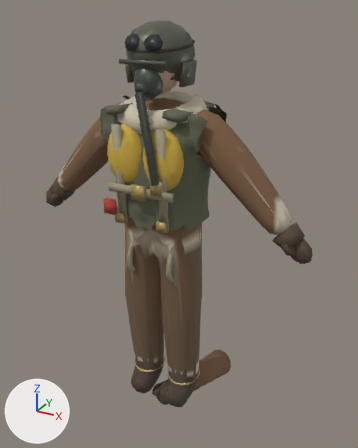
Before and after pictures for a commit that changed the glTF model public/models/crew.glb.
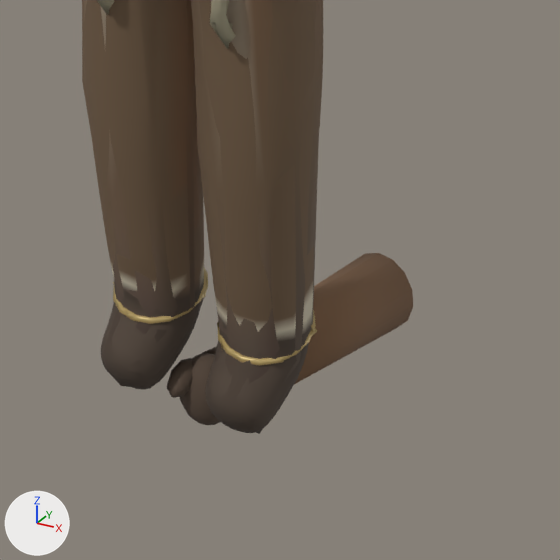
Old and new are each drawn whole from a 50 mm camera at (1.04, -1.74, 1.85) aimed at (-0.03, 0.2, 0.88) and again close up on the part from 28% to 78% of the width and 60% to 100% of the height. The lights are fixed; the arrows at lower left show +X, +Y and +Z. The first two pictures are the older version. Vertices at exactly the same position are counted once.

Script lines for the objects in view, before the commit:
```python
me_crewbody = bpy.data.meshes.new('crewBody')
me_crewbody.from_pydata(...)  # 4656 vertices, 9160 faces; spans x -0.67..0.67, y -0.21..0.18, z 0.02..1.8
# faces by material slot: [7116, 2044]
me_crewbody.materials.append(mat_crewcloth)
me_crewbody.materials.append(mat_crewhard)
me_crewbodylod = bpy.data.meshes.new('crewBodyLod')
me_crewbodylod.from_pydata(...)  # 617 vertices, 1084 faces; spans x -0.67..0.67, y -0.2..0.18, z 0.02..1.8
# faces by material slot: [704, 380]
me_crewbodylod.materials.append(mat_crewcloth)
me_crewbodylod.materials.append(mat_crewhard)
me_fparm = bpy.data.meshes.new('fpArm')
me_fparm.from_pydata(...)  # 254 vertices, 488 faces; spans x -0.4..0.4, y -1.0..1.0, z -0.42..0.42
me_fparm.materials.append(mat_crewcloth)
ob_crewbody = bpy.data.objects.new('crewBody', me_crewbody)
ob_crewbody.location = (0.0, 0.0, 0.0)
ob_crewbodylod = bpy.data.objects.new('crewBodyLod', me_crewbodylod)
ob_crewbodylod.location = (0.0, 0.0, 0.0)
ob_fparm = bpy.data.objects.new('fpArm', me_fparm)
ob_fparm.location = (0.061, 0.219, -0.054)
ob_fparm.scale = (0.285, 0.285, 0.285)
```
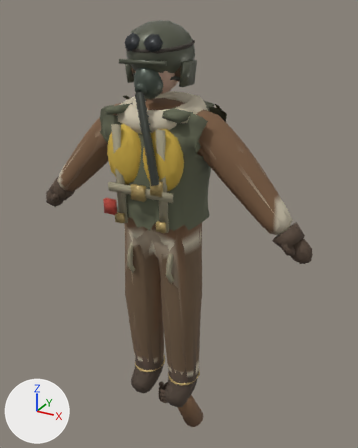
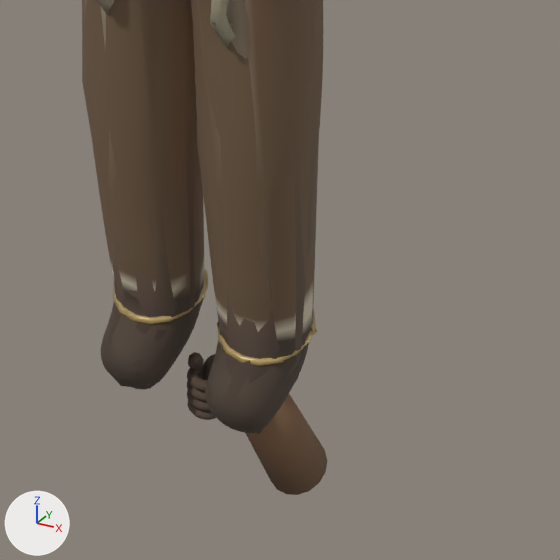
Pixel boxes [x1, y1, x2, y2] of what changed, in the close-ups (560 x 560 px; the box of a moved part takes in the faces that stretch with it):
'fpArm', reshaped, moved, rescaled (43% narrower, 17% shorter)
    before: [167, 253, 413, 425]
    after: [187, 352, 327, 495]
part 1 of me_fparm, added (mostly hidden)
    after: [201, 354, 215, 380]
part 2 of me_fparm, moved or reshaped
    before: [167, 358, 192, 398]
    after: [187, 352, 204, 370]
part 3 of me_fparm, rebuilt
    before: [294, 253, 413, 384]
    after: [246, 394, 327, 495]
part 4 of me_fparm, added
    after: [187, 401, 216, 420]
part 5 of me_fparm, added (mostly hidden)
    after: [187, 391, 210, 411]
part 6 of me_fparm, added
    after: [187, 372, 206, 401]
part 7 of me_fparm, added
    after: [187, 367, 207, 391]
part 8 of me_fparm, deleted (brown)
    before: [180, 353, 220, 425]
part 9 of me_fparm, deleted (mostly hidden)
    before: [201, 346, 217, 355]

Patch to the scene script:
```diff
--- a/public/models/crew.glb.py
+++ b/public/models/crew.glb.py
@@ me_fparm @@
 # used by ob_fparm; location = (0.061, 0.219, -0.054); scale = (0.285, 0.285, 0.285)
-me_fparm.from_pydata(...)  # 254 vertices, 488 faces; spans x -0.4..0.4, y -1.0..1.0, z -0.42..0.42
+me_fparm.from_pydata(...)  # 626 vertices, 1184 faces; spans x -0.37..0.37, y -0.73..0.73, z -1.0..1.0
+# me_fparm part 1: a new loose piece, a UV sphere (14 segments, 10 rings, poles along z) spanning x -0.32..0.0, y -0.53..-0.28, z 0.47..0.89, in mat_crewcloth
+# me_fparm part 2: the loose piece of 42 vertices spanning x -0.4..-0.24, y -1.0..-0.75, z 0.23..0.4 is multiplied about its middle by the matrix ((0.819, -0.076, 0.489), (0.0, 0.691, -0.734), (-0.253, -0.247, 1.58)), then moved by (0.02, 0.34, 0.56)
+# me_fparm part 3: the loose piece of 28 vertices spanning x -0.32..0.4, y -0.35..1.0, z -0.42..0.27 is rebuilt with 32 vertices and now spans x -0.3..0.37, y -0.21..0.73, z -1.0..0.37
+# me_fparm part 4: a new loose piece of 90 vertices spanning x -0.34..-0.02, y -0.73..-0.48, z 0.5..0.57, in mat_crewcloth
+# me_fparm part 5: a new loose piece of 90 vertices spanning x -0.34..-0.01, y -0.73..-0.48, z 0.59..0.67, in mat_crewcloth
+# me_fparm part 6: a new loose piece of 90 vertices spanning x -0.34..-0.01, y -0.73..-0.48, z 0.68..0.77, in mat_crewcloth
+# me_fparm part 7: a new loose piece of 90 vertices spanning x -0.34..-0.02, y -0.73..-0.48, z 0.78..0.86, in mat_crewcloth
+# me_fparm part 8: the loose piece of 128 vertices spanning x -0.38..-0.04, y -0.93..-0.61, z -0.04..0.42 is deleted
+# me_fparm part 9: the loose piece of 28 vertices spanning x -0.4..0.02, y -0.73..-0.36, z -0.07..0.35 is deleted
+# other edits to the shape of me_fparm do not show in these pictures
 me_fparm.materials.append(mat_crewcloth)
@@ ob_fparm @@
 ob_fparm = bpy.data.objects.new('fpArm', me_fparm)
-ob_fparm.location = (0.061, 0.219, -0.054)
-ob_fparm.scale = (0.285, 0.285, 0.285)
+ob_fparm.location = (0.037, 0.119, -0.143)
+ob_fparm.scale = (0.211, 0.211, 0.211)
```
